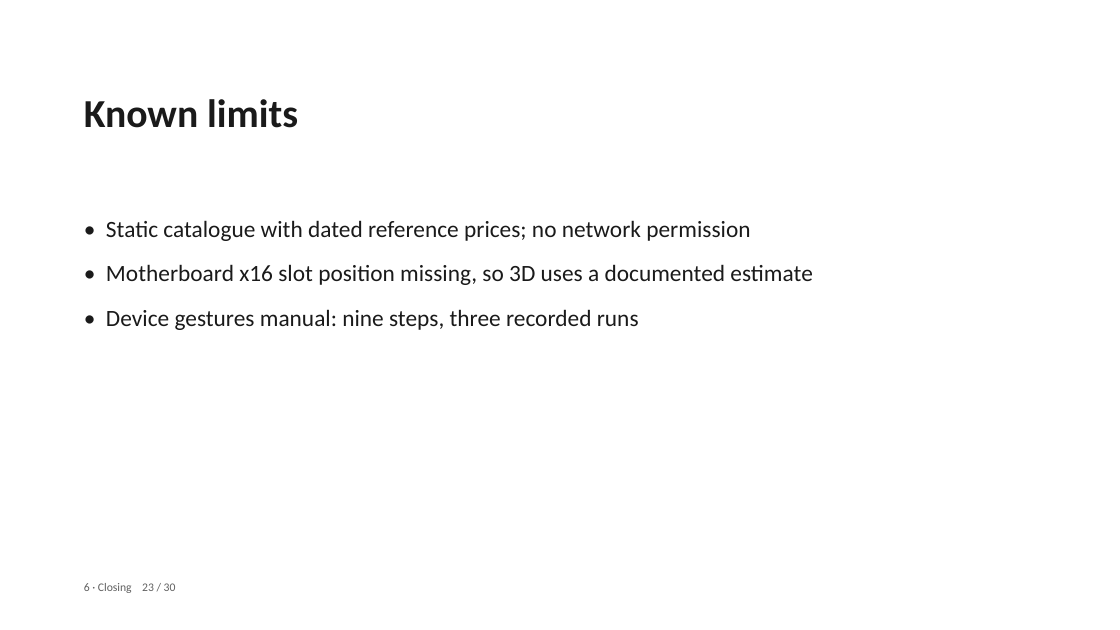
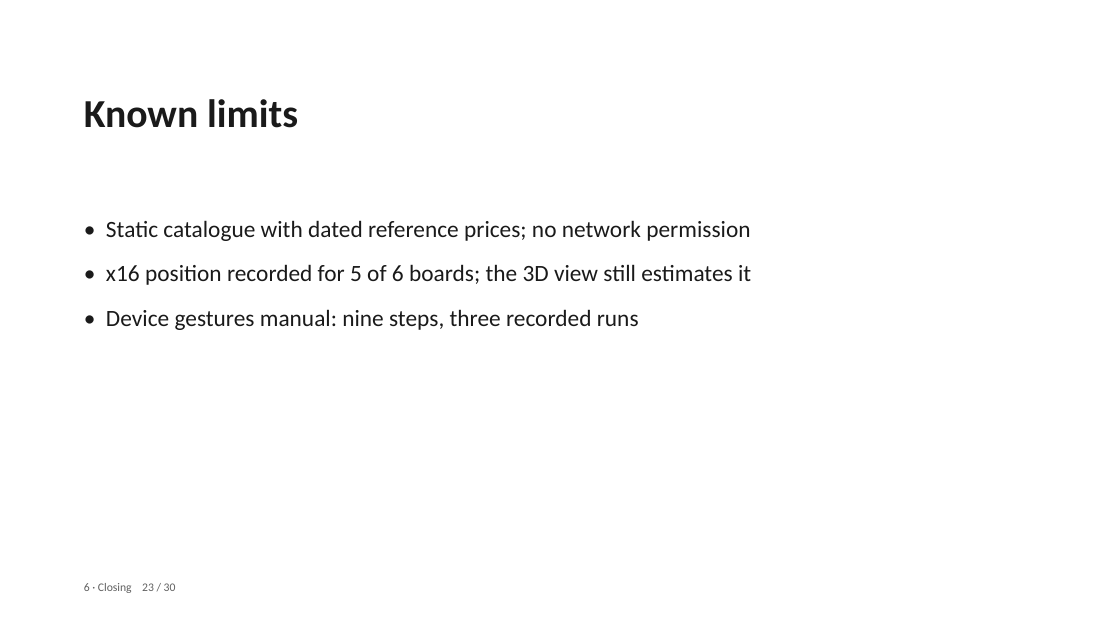
Before and after one commit to pc-buildmate/pcbuildmate, a slide deck: slide 23 of materials/source/Defense_Deck.pptx. Drawn at 1120x630 pixels with LibreOffice and Linux fonts; fonts in the diff are those of the drawing. Boxes give left, top, right and bottom in pixels: in the first picture for what was removed or moved away, otherwise in the second. Text is boxed around its words. In the diff, an @@ line names an element or a change of style, - is before the commit and + after.

```diff
--- a/materials/source/Defense_Deck.pptx
+++ b/materials/source/Defense_Deck.pptx
@@ text at [106, 264, 751, 285]: text changed @@
-• Motherboard x16 slot position missing, so 3D uses a documented estimate
+• x16 position recorded for 5 of 6 boards; the 3D view still estimates it
```
Also in this commit, not shown: 2 other slides changed, 8 other files.
